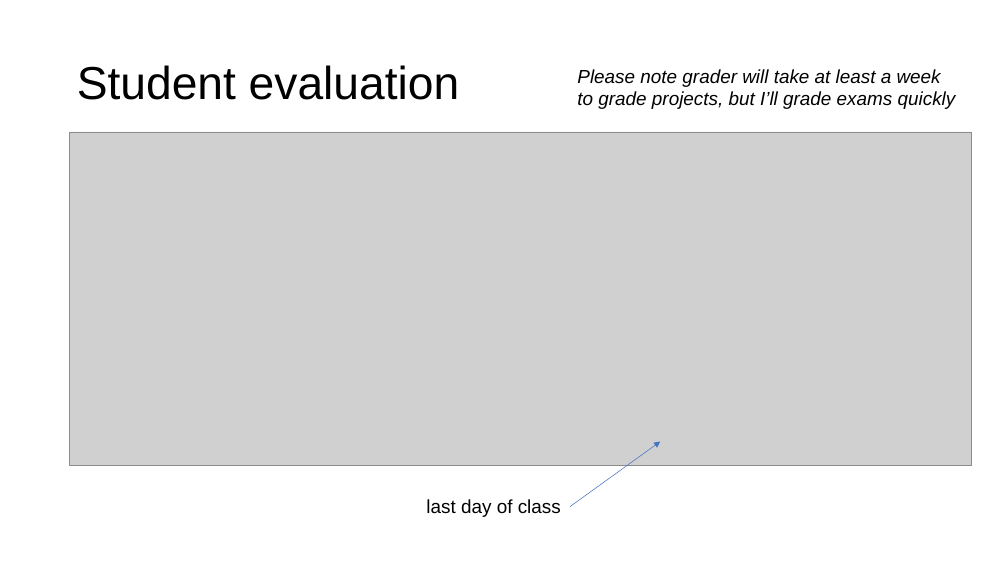
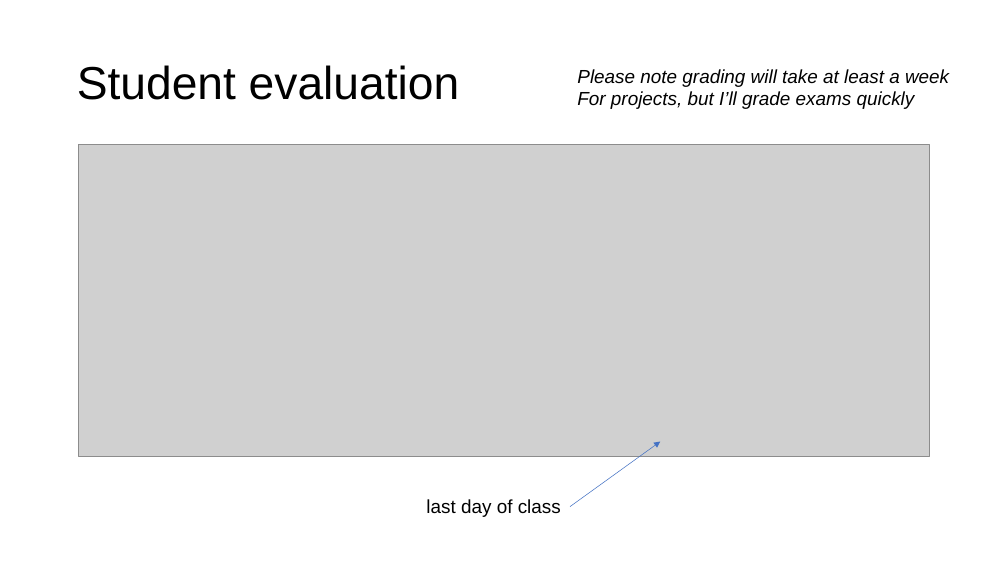
Before and after one commit to parrt/msds689, a slide deck: slide 4 of notes/welcome.pptx. Drawn at 1008x567 pixels with LibreOffice and Linux fonts; fonts in the diff are those of the drawing; grey boxes stand for pictures; background and template pictures are left out. Boxes give left, top, right and bottom in pixels: in the first picture for what was removed or moved away, otherwise in the second. Text is boxed around its words. In the diff, an @@ line names an element or a change of style, - is before the commit and + after.

```diff
--- a/notes/welcome.pptx
+++ b/notes/welcome.pptx
@@ text at (577,69,949,109): text changed @@
-Please note grader will take at least a week
-to grade projects, but I’ll grade exams quickly
+Please note grading will take at least a week
+For projects, but I’ll grade exams quickly
@@ picture: place and size @@
-picture at (70,132,972,465)
+picture at (79,144,929,456)
```
Also in this commit, not shown: 4 other slides changed, 7 other files.
